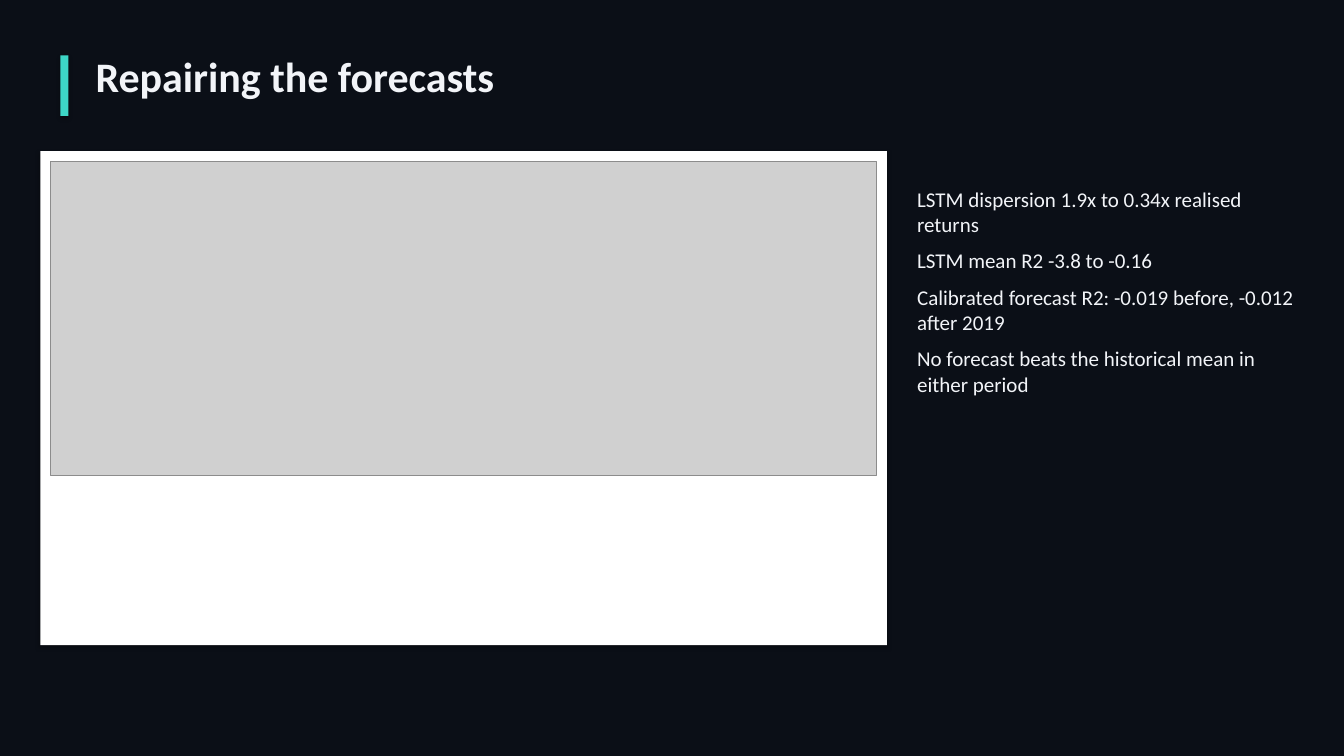
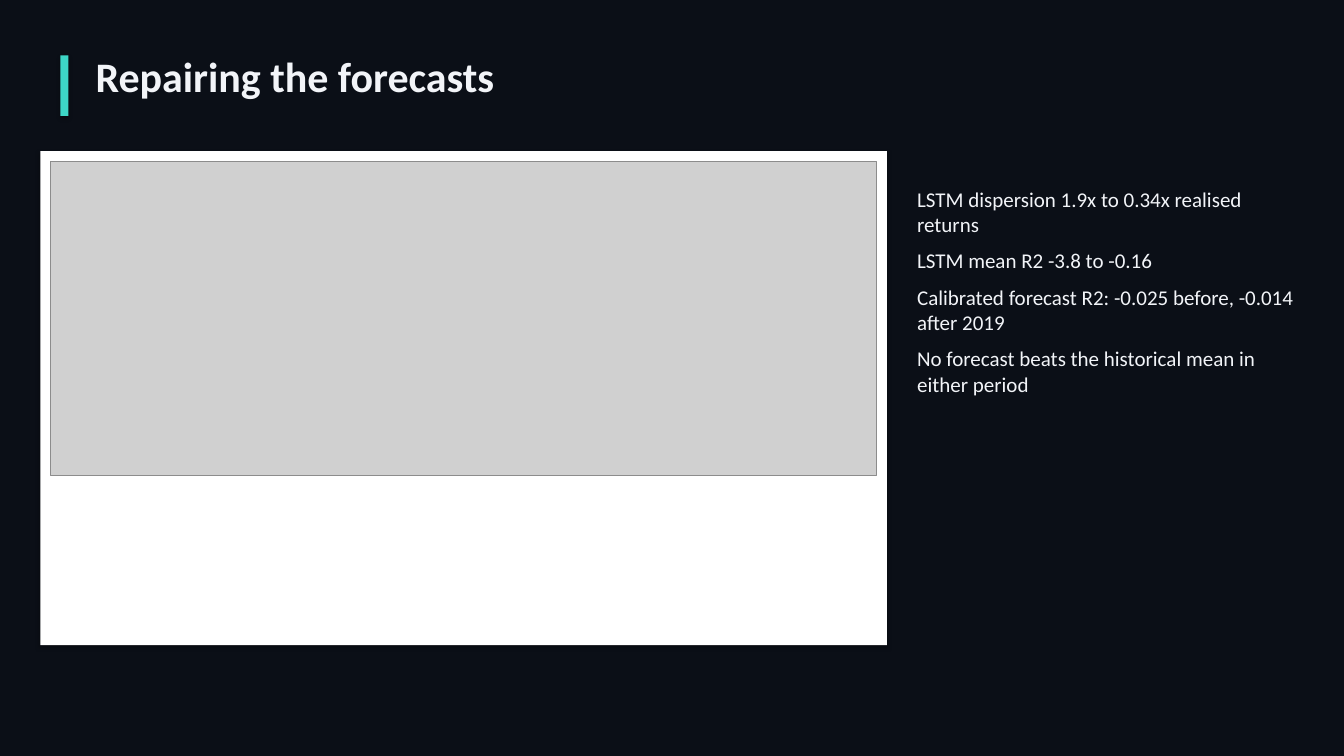
Before and after one commit to QuantSingularity/Kairos, a slide deck: slide 7 of reports/Kairos_Deck.pptx. Drawn at 1344x756 pixels with LibreOffice and Linux fonts; fonts in the diff are those of the drawing; grey boxes stand for pictures. Boxes give left, top, right and bottom in pixels: in the first picture for what was removed or moved away, otherwise in the second. Text is boxed around its words. In the diff, an @@ line names an element or a change of style, - is before the commit and + after.

```diff
--- a/reports/Kairos_Deck.pptx
+++ b/reports/Kairos_Deck.pptx
@@ text at (x1=917, y1=290, x2=1293, y2=330): text changed @@
-Calibrated forecast R2: -0.019 before, -0.012 after 2019
+Calibrated forecast R2: -0.025 before, -0.014 after 2019
```
Also in this commit, not shown: 8 other slides changed, 57 other files.
